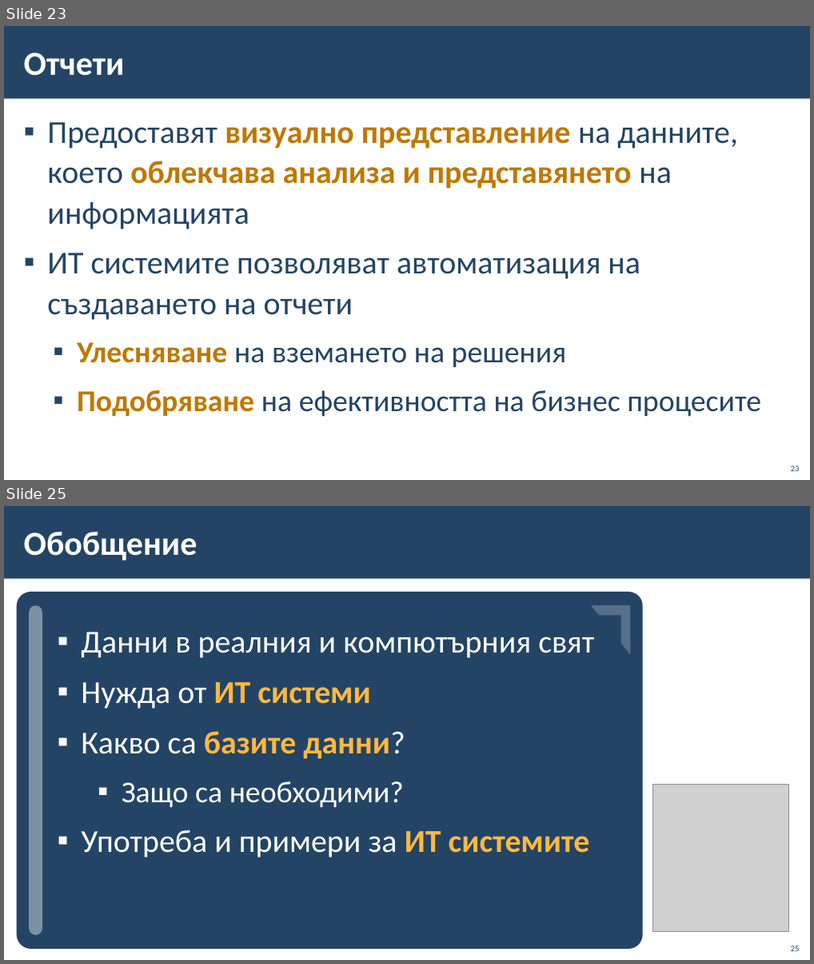
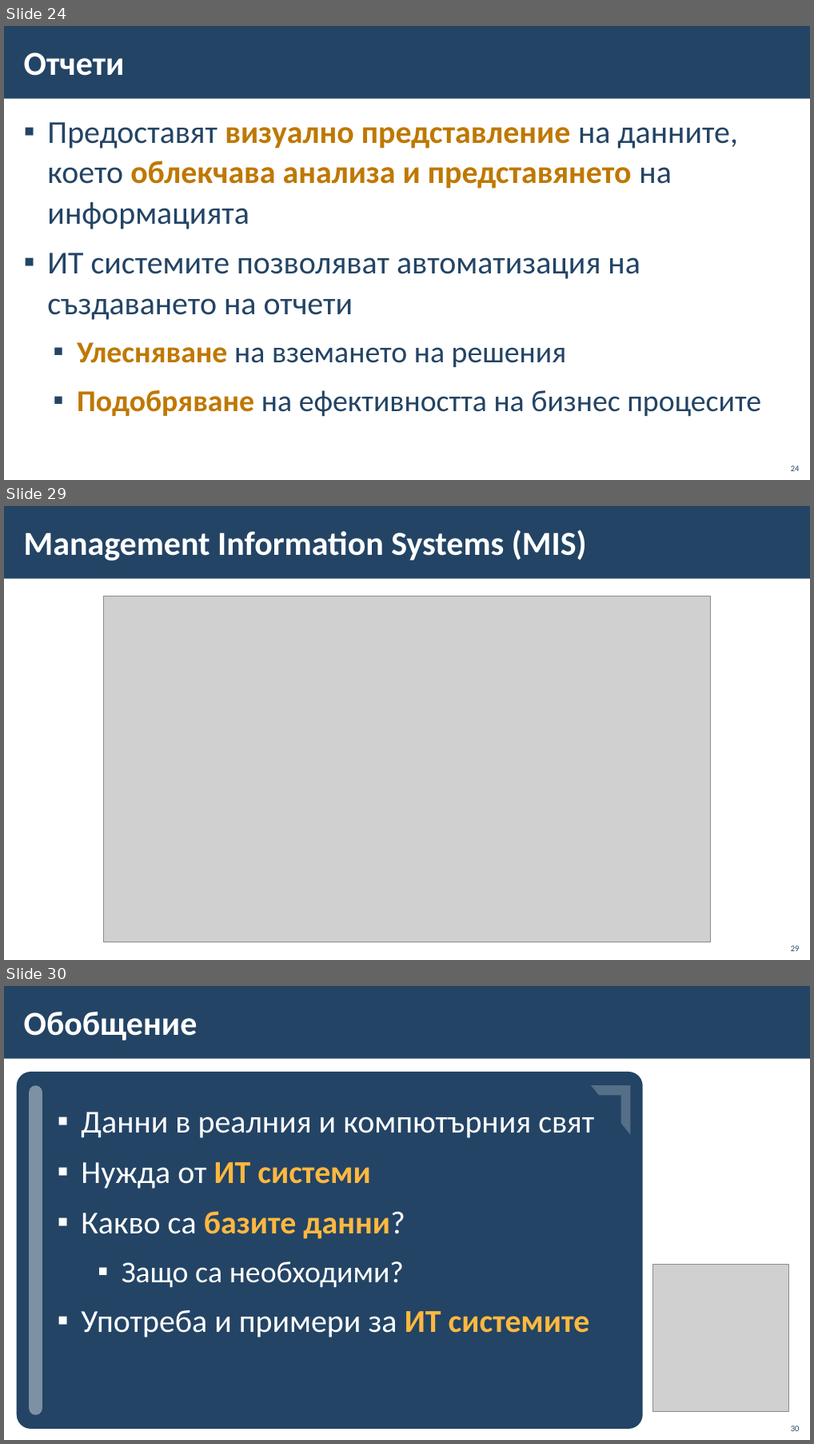
Before and after one commit to BG-IT-Edu/School-Programming, a slide deck: Courses/Software-Sciences/Module-3-Databases-New/01-IT-Systems/01-IT-Systems.pptx. Shown one above the other, each under a label of ours: slides 23 and 25 before the commit, slides 24, 29 and 30 after it; the slides between them are not shown. The pictures are 814x964 and 814x1444 pixels, drawn with LibreOffice and Linux fonts; fonts in the diff are those of the drawing; grey boxes stand for pictures; background and template pictures are left out. Boxes give left, top, right and bottom in pixels: in the first picture for what was removed or moved away, otherwise in the second. Text is boxed around its words. In the diff, an @@ line names an element or a change of style, - is before the commit and + after.

```diff
--- a/Courses/Software-Sciences/Module-3-Databases-New/01-IT-Systems/01-IT-Systems.pptx
+++ b/Courses/Software-Sciences/Module-3-Databases-New/01-IT-Systems/01-IT-Systems.pptx
@@ slide 29 added at (4,506,810,960), background #FFFFFF; not listed: 1 template element that a slide beside it also shows @@
@@ title added at (24,530,587,560), 40 pt, text #FFFFFF, bold @@
+Management Information Systems (MIS)
@@ picture added at (104,596,711,941) @@
@@ page number added at (791,945,800,951), 10 pt, text #234465 @@
+29
@@ what was slide 23 is now slide 24 @@
@@ page number at (791,465,800,471): text changed @@
-23
+24
@@ what was slide 25 is now slide 30 @@
@@ page number at (791,1425,800,1431): text changed @@
-25
+30
```
Also in this commit, not shown: 10 slides changed, 4 other slides added.
